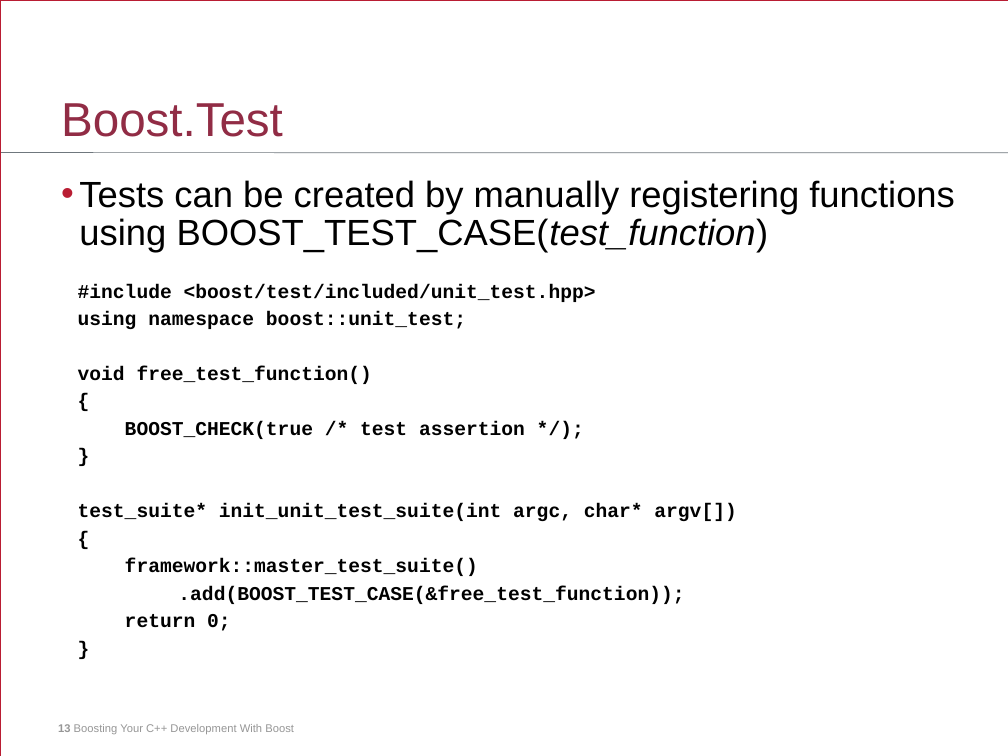
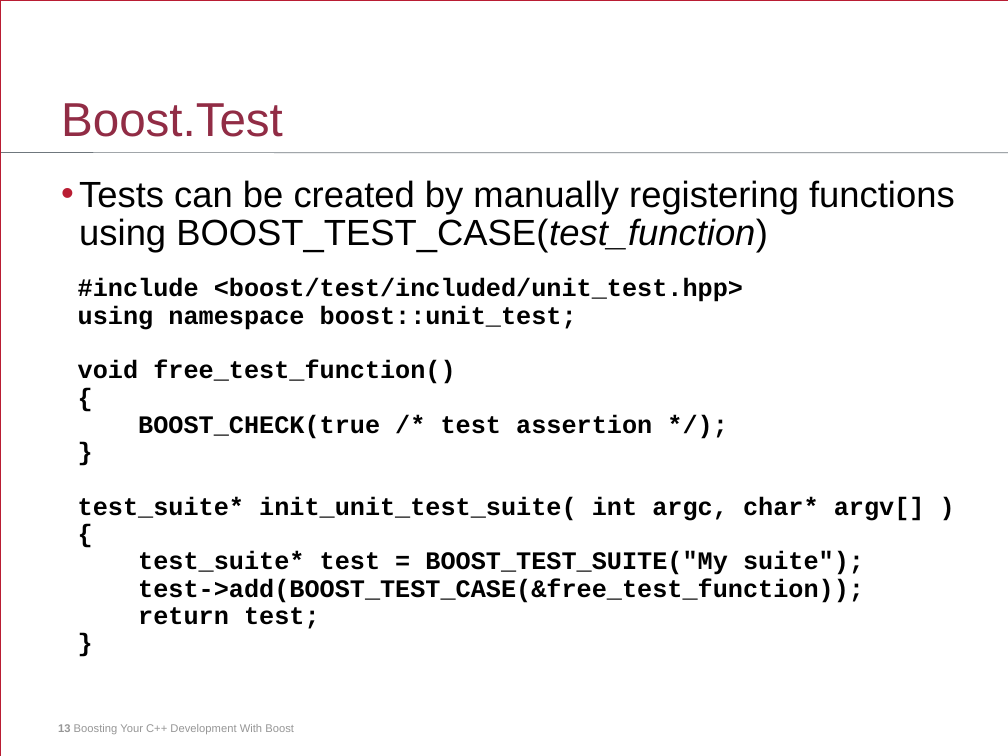
Before and after one commit to jurberg/boost-presentation, a slide deck: slide 13 of boost-presentation.ppt. Drawn at 1008x756 pixels with LibreOffice and Linux fonts; fonts in the diff are those of the drawing. Boxes give left, top, right and bottom in pixels: in the first picture for what was removed or moved away, otherwise in the second. Text is boxed around its words. In the diff, an @@ line names an element or a change of style, - is before the commit and + after.

```diff
--- a/boost-presentation.ppt
+++ b/boost-presentation.ppt
@@ text at (78,278,743,439): size 14 to 18 pt in "#include <boost/test/included/unit_test.hpp>", "using namespace boost::unit_test;", "void free_test_function()", "{" and 4 more places; line spacing 10.9pt to 10.7pt @@
@@ text at (78,496,925,521): text changed; size 14 to 18 pt @@
-test_suite* init_unit_test_suite(int argc, char* argv[])
+test_suite* init_unit_test_suite( int argc, char* argv[] )
@@ text at (138,551,864,629): text changed; size 14 to 18 pt @@
-framework::master_test_suite()
-.add(BOOST_TEST_CASE(&free_test_function));
-return 0;
+test_suite* test = BOOST_TEST_SUITE("My suite");
+test->add(BOOST_TEST_CASE(&free_test_function));
+return test;
```
Also in this commit, not shown: 79 other slides changed, 6 slides added, 3 slides removed, 1 other file.
